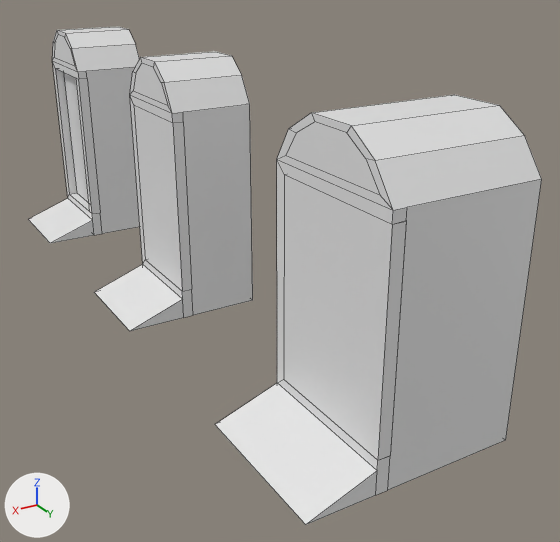
One commit to the FBX model Assets/_Models/RestCubicles/restCubicle1.fbx: the scene before it, then after it.
Both versions are drawn from a 50 mm lens placed at (9.2, 28.5, 10.2), pointed at (-1.4, 10.7, 1.3). Arrows for +X, +Y and +Z are at lower left; the lights stay in place. Mesh edges are drawn as thin lines. Where no turn or scale is listed for an object, it has been applied to the vertices.

Names of what the first picture shows: 'cubicle1', 'cubicle2', 'cubicle2.001', 'door2', 'door2.001'.
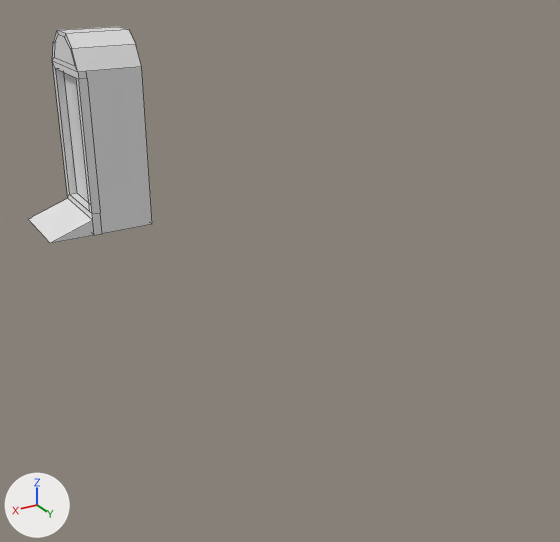
The change, as a list of edits to the scene's bpy script:
```text
Remove ob_door2_001:
    ob_door2_001 = bpy.data.objects.new('door2.001', me_cube_006)
    ob_door2_001.location = (1.01, 17.01, 3.3)
Remove ob_cubicle2:
    ob_cubicle2 = bpy.data.objects.new('cubicle2', me_cube_003)
    ob_cubicle2.location = (-0.04, 8.01, 3.36)
Remove ob_cubicle2_001:
    ob_cubicle2_001 = bpy.data.objects.new('cubicle2.001', me_cube_005)
    ob_cubicle2_001.location = (-0.56, 16.8, 3.34)
Remove ob_door2:
    ob_door2 = bpy.data.objects.new('door2', me_cube_002)
    ob_door2.location = (1.01, 8.15, 3.3)
```

Changed parts and their boxes [x1, y1, x2, y2] in the pictures (560 x 542 px):
'cubicle2.001', deleted
    before: [215, 95, 542, 525]
'door2.001', deleted
    before: [284, 174, 406, 460]
'cubicle2', deleted
    before: [95, 51, 253, 331]
'door2', deleted
    before: [134, 105, 192, 291]
